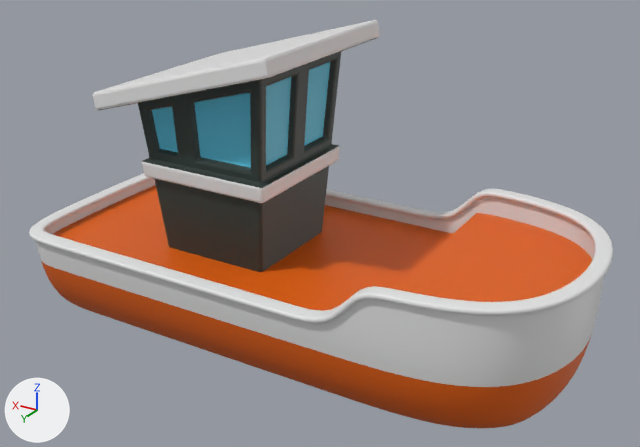
Renders of the Blender file Assets/barquinho.blend from each side of a commit.
One viewpoint serves both versions: a camera (50 mm lens) standing at (-4.49, 7.46, 4.46) and looking at (-0.03, 0.02, 0.74). Arrows for +X, +Y and +Z are at lower left; the lights stay in place.

The scene before the commit, as lines of its bpy script (objects in view):
```python
me_cube = bpy.data.meshes.new('Cube')
me_cube.from_pydata(...)  # 12490 vertices, 12992 faces; spans x -3.01..3.11, y -1.47..1.47, z -0.86..0.95
me_cube.polygons.foreach_set('use_smooth', [True] * 12992)
# faces by material slot: [4927, 8065]
me_cube.materials.append(mat_material_006)  # orange #e76300
me_cube.materials.append(mat_material)  # white #e7e7e7
me_cube_001 = bpy.data.meshes.new('Cube.001')
me_cube_001.from_pydata(...)  # 42 vertices, 21 faces; spans x -2.92..2.99, y -1.36..1.36, z 0.45..0.89
me_cube_001.polygons.foreach_set('use_smooth', [True] * 21)
me_cube_001.materials.append(mat_material_006)  # orange #e76300
me_plane_003 = bpy.data.meshes.new('Plane.003')
me_plane_003.from_pydata(...)  # 130 vertices, 128 faces; spans x -0.14..2.06, y -1.08..1.08, z 0.0..2.73
# faces by material slot: [100, 20, 8]
me_plane_003.materials.append(mat_material_001)  # black #303d38
me_plane_003.materials.append(mat_material_002)  # white #e7e7e7
me_plane_003.materials.append(mat_material_003)  # cyan #5cc9e7
ob_cube = bpy.data.objects.new('Cube', me_cube)
ob_cube.location = (0.0, 0.0, 0.0)
ob_cube_001 = bpy.data.objects.new('Cube.001', me_cube_001)
ob_cube_001.location = (0.0, 0.0, 0.0)
ob_cube_001.scale = (1.0, 1.0, 0.742)
ob_plane = bpy.data.objects.new('Plane', me_plane_003)
ob_plane.location = (0.0, 0.0, 0.0)
_m = ob_plane.modifiers.new('Bevel', 'BEVEL')
_m.segments = 2
```
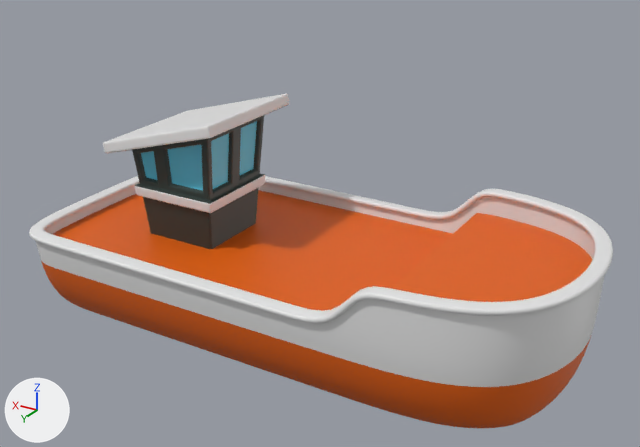
The edits, one by one:
Object 'Plane' (ob_plane) moves from (0.0, 0.0, 0.0) to (0.908, 0.0, 0.0).
Object 'Plane' (ob_plane) is rescaled from (1.0, 1.0, 1.0) to (0.685, 0.685, 0.685).

Where the change shows, as pixel boxes [x1, y1, x2, y2] in the pictures (640 x 447 px):
'Plane', moved, rescaled (35% narrower, 38% shorter): before [93, 20, 379, 272]; after [103, 94, 289, 249]
